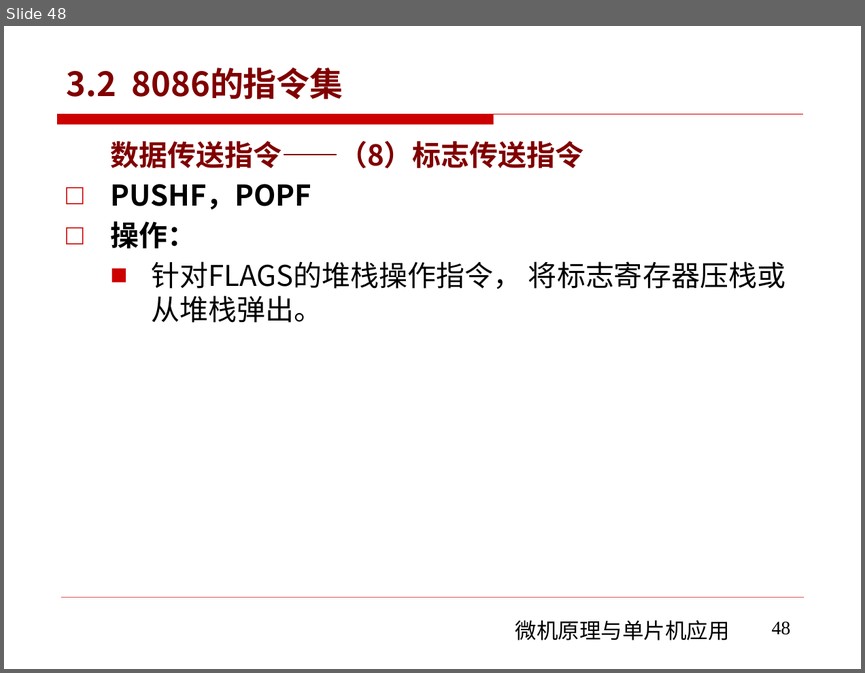
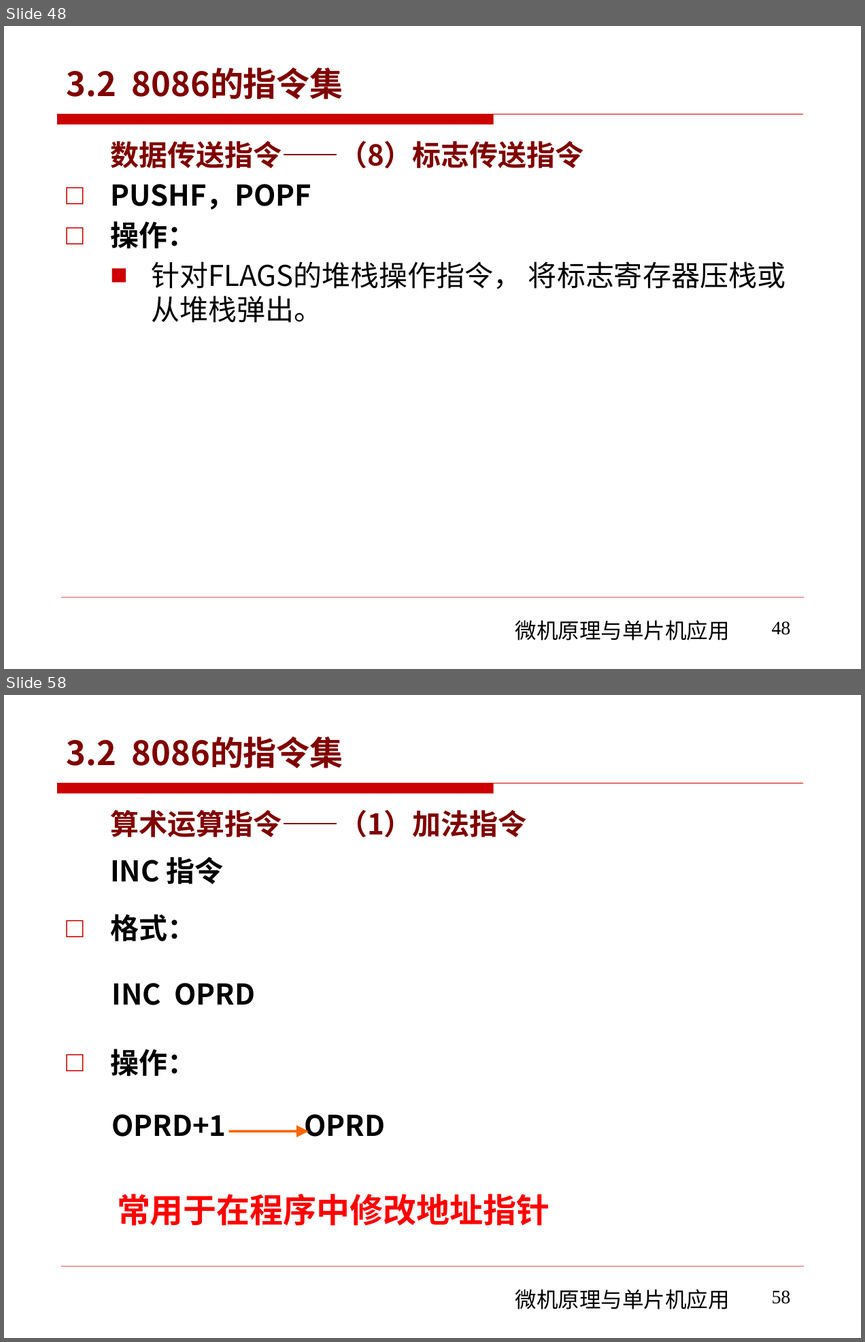
Before and after one commit to rshouc/Microcomputer, a slide deck: PPT/The Principle of Microcomputer/第三章 微机原理（8086的指令系统-指令集).pptx. Shown one above the other, each under a label of ours: slide 48 before the commit, slides 48 and 58 after it; the slides between them are not shown. The pictures are 865x673 and 865x1342 pixels, drawn with LibreOffice and Linux fonts; fonts in the diff are those of the drawing; background and template pictures are left out. Boxes give left, top, right and bottom in pixels: in the first picture for what was removed or moved away, otherwise in the second. Text is boxed around its words. In the diff, an @@ line names an element or a change of style, - is before the commit and + after.

```diff
--- a/PPT/The Principle of Microcomputer/第三章 微机原理（8086的指令系统-指令集).pptx
+++ b/PPT/The Principle of Microcomputer/第三章 微机原理（8086的指令系统-指令集).pptx
@@ slide 58 added at [4, 695, 861, 1338], background #FFFFFF; not listed: 3 template elements that a slide beside it also shows @@
@@ title added at [67, 736, 343, 768], 28 pt, text #800000, bold @@
+3.2 8086的指令集
@@ text added at [110, 810, 527, 1136], 24 pt, text #000000 @@
+算术运算指令——（1）加法指令
+INC 指令
+□ 格式：
+INC OPRD
+□ 操作：
+OPRD+1 OPRD
@@ arrow added from (230, 1131) to (308, 1131), #FF6600 2 pt @@
@@ text added at [117, 1193, 549, 1225], 28 pt, text #FF0000, bold @@
+常用于在程序中修改地址指针
@@ page number added at [772, 1290, 791, 1304], 16 pt, text #000000 @@
+58
```
Also in this commit, not shown: 111 other slides added.
